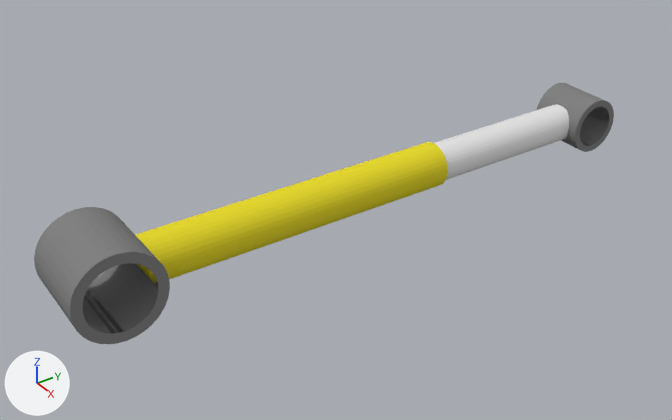
What one commit did to the Blender file testTrack/piston.blend.
The view is the same before and after, from a 50 mm camera at (7.66, -7.04, 5.24) aimed at (-0.1, -1.81, -0.25). Every picture has the same lights, and +X, +Y and +Z are marked at lower left.

Objects in the first picture: 'bar', 'base', 'cilinder', 'top'.
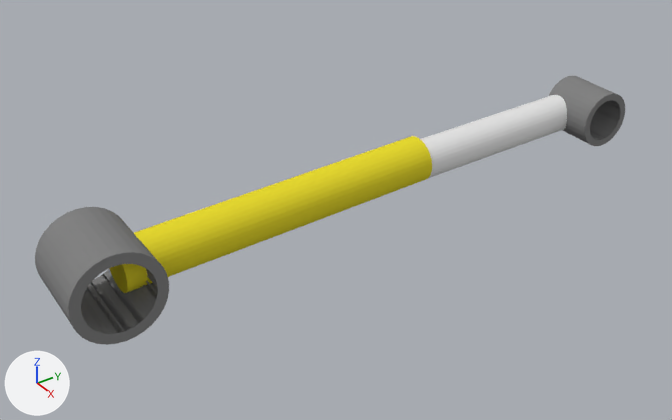
Where the newer file only moved an object's origin or applied its transform, the numbers keep the older frame.

What differs and where, as boxes (x1, y1, x2, y2) in the pictures (672 x 420 px):
'cilinder', reshaped (11% taller)
    before: (136, 142, 448, 283)
    after: (109, 136, 432, 293)
'base', turned
    before: (34, 207, 170, 344)
    after: (35, 207, 169, 345)
'bar', reshaped
    before: (434, 104, 569, 180)
    after: (420, 95, 567, 178)
'top', moved
    before: (537, 83, 614, 152)
    after: (549, 76, 625, 146)

What the commit changed:
me_cylinder_004 has 64 vertices, 34 faces and spans x -1.0..1.0, y -1.0..1.0, z -1.0..1.0.
me_cylinder_004 is used by ob_cilinder; location (0.0, -2.373, 0.0); rotation (1.571, 0.0, 0.0), in degrees (90, 0, 0); scale (0.272, 0.272, 1.92).
me_cylinder_004 part 1: the whole mesh is multiplied about its middle by the matrix ((1.0, 0.007, -0.009), (-0.007, 0.999, -0.24), (0.0, 0.005, 0.999)), then moved by (-0.04, 0.28, 0.12).
me_cylinder has 64 vertices, 34 faces and spans x -1.0..1.0, y -1.0..1.0, z -1.0..1.0.
me_cylinder is used by ob_bar; location (0.0, 0.0, 0.0); rotation (1.571, 0.0, 0.0), in degrees (90, 0, 0); scale (0.238, 0.238, 1.67).
me_cylinder part 2: the whole mesh is multiplied about its middle by the matrix ((1.0, 0.007, -0.008), (-0.007, 1.0, -0.13), (0.0, 0.003, 1.0)), then moved by (0.01, 0.54, -0.16).
Object 'base' (ob_base) turns from (0, 90, 0) to (90, -0.3, 89) degrees about x, y and z.
Object 'top' (ob_top) moves from (0.0, 1.964, 0.0) to (0.209, 1.905, 0.185).
